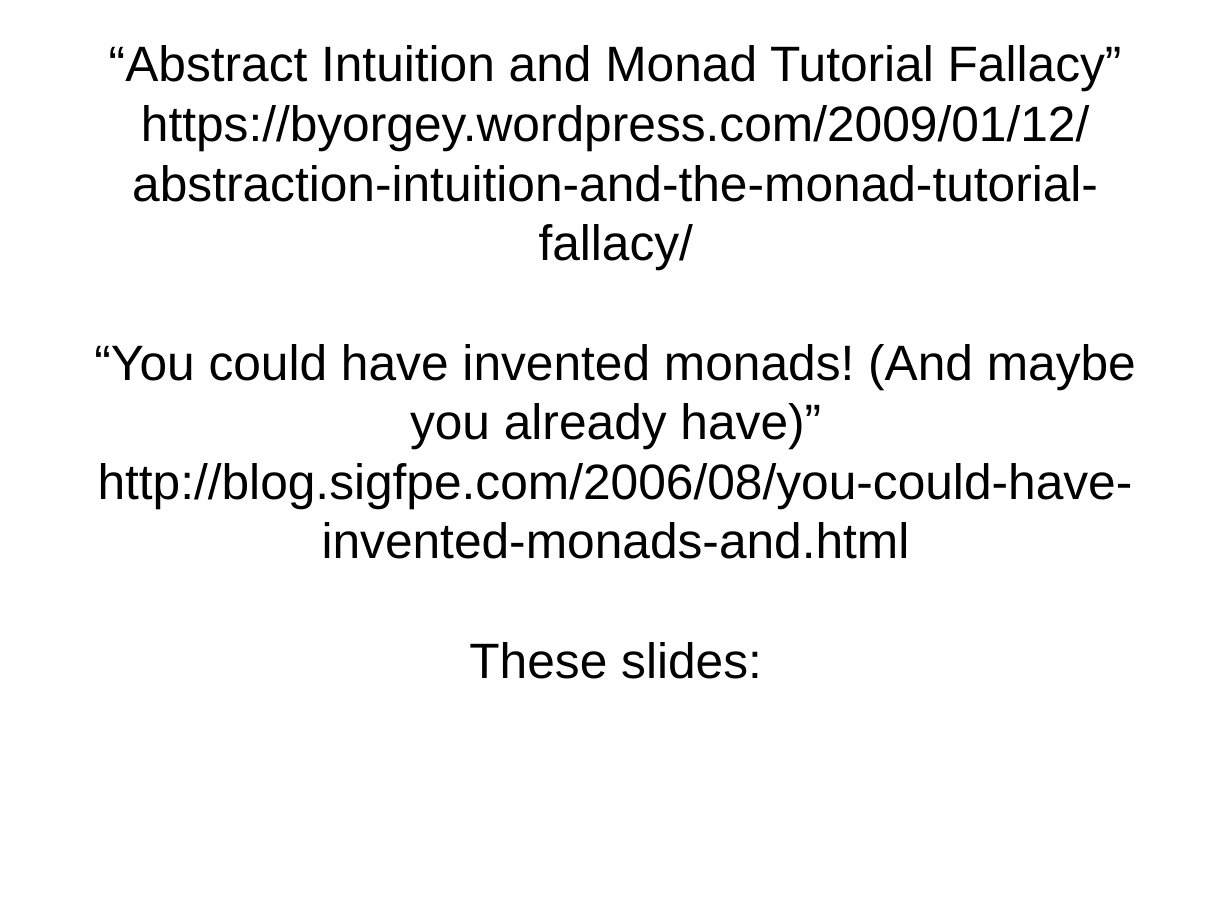
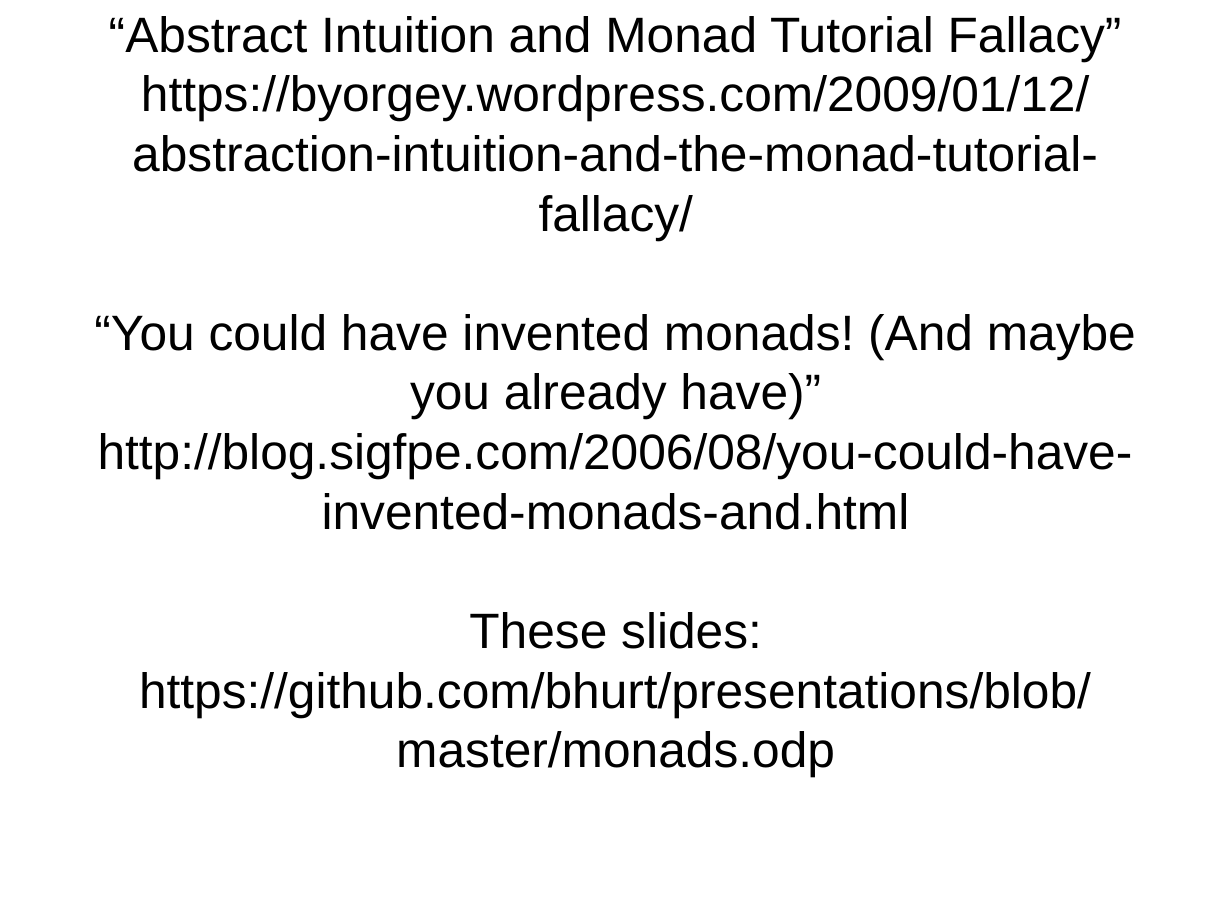
Before and after one commit to bhurt/presentations, a slide deck: slide 139 of monads.odp. Drawn at 1232x924 pixels with LibreOffice and Linux fonts; fonts in the diff are those of the drawing. Boxes give left, top, right and bottom in pixels: in the first picture for what was removed or moved away, otherwise in the second. Text is boxed around its words. In the diff, an @@ line names an element or a change of style, - is before the commit and + after.

Commit message:
Update the links in the monads prese.

```diff
--- a/monads.odp
+++ b/monads.odp
@@ subtitle at (139,672,1091,777): paragraph added @@
+https://github.com/bhurt/presentations/blob/master/monads.odp
```
Also in this commit, not shown: 1 other slide changed.
